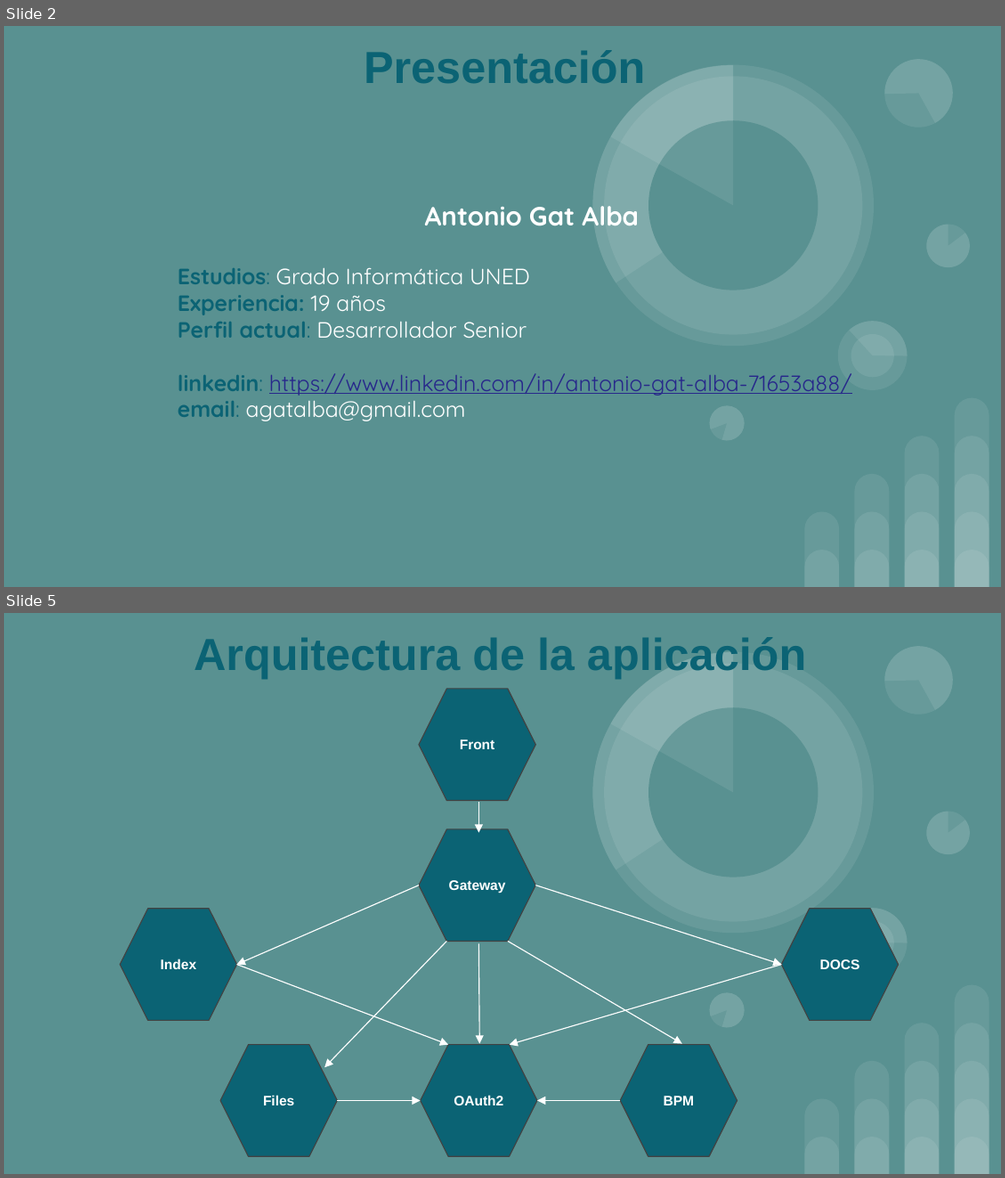
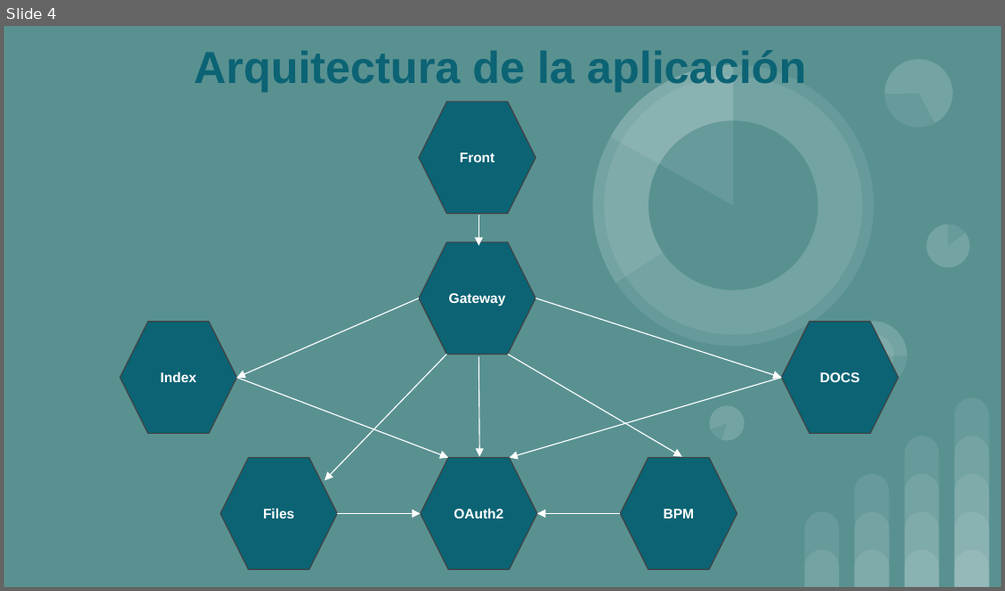
Before and after one commit to agat-prog/mca-filesmanagement-infrastructure, a slide deck: docs/Presentación-TFM-FIles_management_agat.pptx. Shown one above the other, each under a label of ours: slides 2 and 5 before the commit, slide 4 after it; the slides between them are not shown. The pictures are 1005x1178 and 1005x591 pixels, drawn with LibreOffice and Linux fonts; fonts in the diff are those of the drawing. Boxes give left, top, right and bottom in pixels: in the first picture for what was removed or moved away, otherwise in the second. Text is boxed around its words. In the diff, an @@ line names an element or a change of style, - is before the commit and + after.

```diff
--- a/docs/Presentación-TFM-FIles_management_agat.pptx
+++ b/docs/Presentación-TFM-FIles_management_agat.pptx
@@ slide 2 removed at (x1=4, y1=26, x2=1001, y2=587), background #599191; not listed: 28 template elements that a slide beside it also shows @@
@@ title removed at (x1=364, y1=50, x2=645, y2=83) @@
-Presentación
@@ subtitle removed at (x1=178, y1=206, x2=852, y2=421) @@
-Antonio Gat Alba
-Estudios: Grado Informática UNED
-Experiencia: 19 años
-Perfil actual: Desarrollador Senior
-linkedin: https://www.linkedin.com/in/antonio-gat-alba-71653a88/
-email: agatalba@gmail.com
@@ what was slide 5 is now slide 4 @@
```
Also in this commit, not shown: 5 slides changed, 5 other slides removed, 2 other files.
